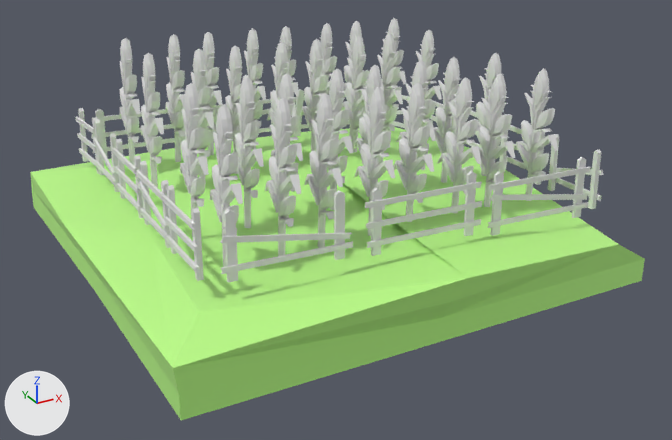
A saved change to the FBX model Terrain/Assets/Entities/buildings/building prefabs/building_vegefarm.fbx.
The view is the same before and after, from a 50 mm lens placed at (-0.438, -0.848, 0.418), pointed at (0.003, -0.046, 0.017). Every picture has the same lights, and +X, +Y and +Z are marked at lower left. Where no turn or scale is listed for an object, it has been applied to the vertices.

The first picture shows 'grass'.
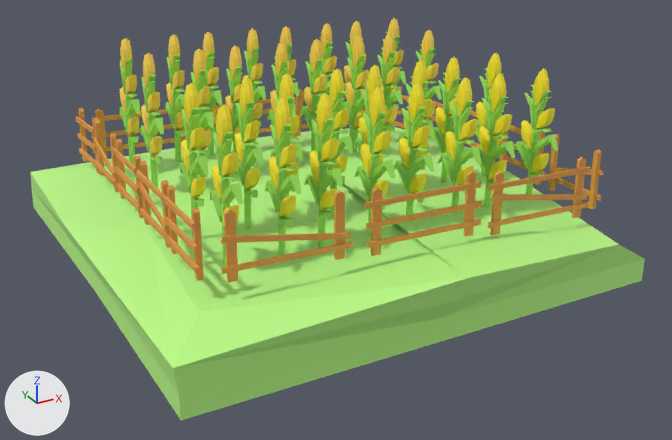
The change in detail:
Material 'Corn2_COLOR_0.000' (mat_corn2_color_0_000) changes colour from white #e7e7e7 to yellow #ffeb2a; in linear values from (0.8, 0.8, 0.8) to (1.0, 0.831, 0.0232).
Material 'Corn1_COLOR_0.000' (mat_corn1_color_0_000) changes colour from white #e7e7e7 to yellow #ffeb2a; in linear values from (0.8, 0.8, 0.8) to (1.0, 0.831, 0.0232).
Material 'Corn3_COLOR_0.000' (mat_corn3_color_0_000) changes colour from white #e7e7e7 to green #9fe75c; in linear values from (0.8, 0.8, 0.8) to (0.347, 0.799, 0.107).
Material 'Corn1_COLOR_0.002' (mat_corn1_color_0_002) changes colour from white #e7e7e7 to yellow #ffd54f; in linear values from (0.8, 0.8, 0.8) to (1.0, 0.665, 0.0782).
Material 'Corn3_COLOR_0.002' (mat_corn3_color_0_002) changes colour from white #e7e7e7 to green #9fe75c; in linear values from (0.8, 0.8, 0.8) to (0.347, 0.799, 0.107).
Material 'Fences_COLOR_0.002' (mat_fences_color_0_002) changes colour from white #e7e7e7 to orange #e79b47; in linear values from (0.8, 0.8, 0.8) to (0.799, 0.328, 0.063).

Changed parts and their boxes [x1, y1, x2, y2] in the pictures (672 x 440 px):
'grass', recoloured: [75, 18, 603, 300] in both
